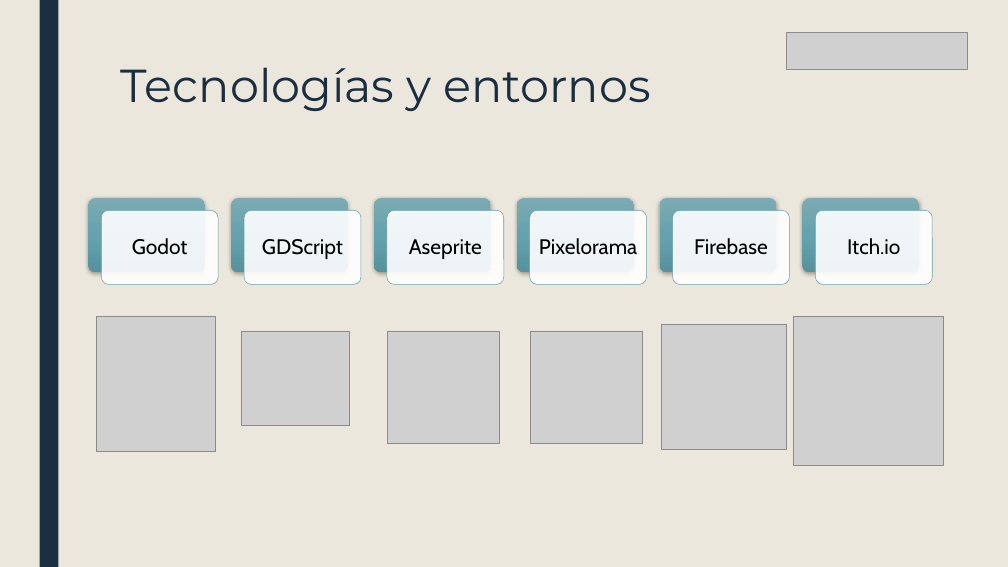
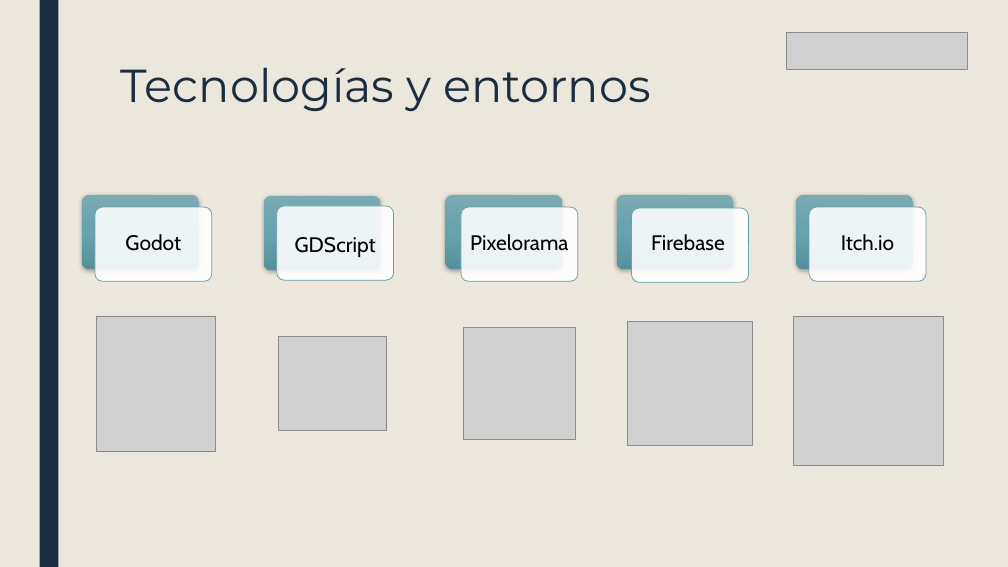
Before and after one commit to ruinedbird/github-capstone, a slide deck: slide 11 of Fase 3/Evidencias grupales/Capstone Roguelike.pptx. Drawn at 1008x567 pixels with LibreOffice and Linux fonts; fonts in the diff are those of the drawing; grey boxes stand for pictures. Boxes give left, top, right and bottom in pixels: in the first picture for what was removed or moved away, otherwise in the second. Text is boxed around its words. In the diff, an @@ line names an element or a change of style, - is before the commit and + after.

```diff
--- a/Fase 3/Evidencias grupales/Capstone Roguelike.pptx
+++ b/Fase 3/Evidencias grupales/Capstone Roguelike.pptx
@@ 4 rounded rectangles: place and size @@
-4 rounded rectangles at (88, 198, 933, 284)
+4 rounded rectangles at (82, 195, 926, 281)
@@ rounded rectangle: place and size @@
-rounded rectangle at (231, 198, 349, 272)
+rounded rectangle at (264, 196, 381, 270)
@@ rounded rectangle: place and size @@
-rounded rectangle at (244, 210, 361, 284)
+rounded rectangle at (277, 206, 394, 280)
@@ fill gradient #7DACB5 to #66A3AE to #57939E to gradient #7BAAB3 to #65A3AD to #56919B in 5 elements at (796, 195, 913, 269), (82, 195, 199, 269), (264, 196, 381, 270), (617, 195, 734, 269), (445, 195, 563, 269) @@
@@ rounded rectangle: place and size @@
-rounded rectangle at (374, 198, 492, 272)
+rounded rectangle at (445, 195, 563, 269)
@@ less space between paragraphs in 5 elements at (841, 234, 894, 251), (125, 234, 181, 251), (295, 237, 376, 257), (651, 234, 725, 251), (470, 234, 568, 251) @@
@@ text "Pixelorama": place and size @@
-text "Pixelorama" at (539, 238, 637, 255)
+text "Pixelorama" at (470, 234, 568, 251)
@@ rounded rectangle: place and size @@
-rounded rectangle at (517, 198, 634, 272)
+rounded rectangle at (461, 207, 578, 281)
@@ rounded rectangle at (461, 207, 578, 281): fill gradient #7DACB5 to #66A3AE to #57939E to #FFFFFF at 89% opacity; outline none to #69A1AB 0.75 pt; shadow off @@
@@ rounded rectangle: place and size @@
-rounded rectangle at (660, 198, 777, 272)
+rounded rectangle at (617, 195, 734, 269)
@@ fill #FFFFFF at 90% opacity to #FFFFFF at 89% opacity; outline #69A1AB 0.5 pt to #69A1AB 0.75 pt in 4 elements at (95, 207, 212, 281), (809, 207, 926, 281), (277, 206, 394, 280), (631, 208, 749, 282) @@
@@ rounded rectangle: place and size @@
-rounded rectangle at (673, 210, 790, 284)
+rounded rectangle at (631, 208, 749, 282)
@@ text "Firebase": place and size @@
-text "Firebase" at (694, 238, 768, 255)
+text "Firebase" at (651, 234, 725, 251)
@@ text "GDScript": place and size @@
-text "GDScript" at (262, 239, 343, 259)
+text "GDScript" at (295, 237, 376, 257)
@@ rounded rectangle removed at (387, 210, 504, 284) @@
@@ text removed at (409, 239, 482, 259) @@
-Aseprite
@@ rounded rectangle removed at (530, 210, 647, 284) @@
@@ picture added at (464, 327, 576, 440) @@
@@ picture: place and size @@
-picture at (662, 325, 786, 450)
+picture at (628, 321, 752, 446)
@@ picture: place and size @@
-picture at (242, 331, 349, 426)
+picture at (279, 337, 386, 431)
@@ picture removed at (387, 331, 500, 444) @@
@@ picture removed at (531, 331, 644, 444) @@
```
Also in this commit, not shown: 8 other slides changed, 6 slides added, 6 slides removed.
